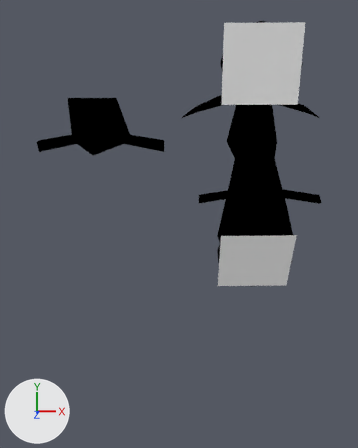
One commit to the Blender file assets/repair/motorycle_engine.blend: the scene before it, then after it.
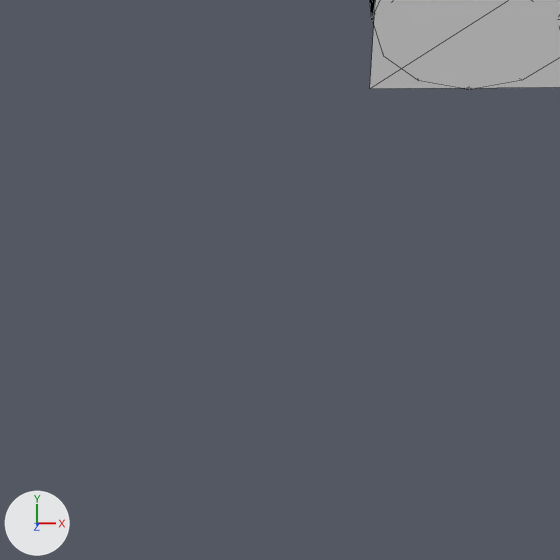
Each version is shown whole from a camera (50 mm lens) standing at (-0.7, 0.2, 23.7) and looking at (-1.1, -3.6, -3.3), then close up on the part from 25% to 79% of the width and 57% to 100% of the height. Lighting does not change. The marker at lower left points along +X, +Y and +Z. The close-ups show mesh edges as thin lines.

Before the edit, the objects in view are built like this:
```python
me_motorbike_004 = bpy.data.meshes.new('motorbike.004')
me_motorbike_004.from_pydata(...)  # 40 vertices, 50 faces; spans x -0.291..0.282, y 0.38..0.928, z 0.03..0.457
# faces by material slot: [2, 48]
me_motorbike_004.materials.append(mat_fan)  # its picture is missing
me_motorbike_004.materials.append(mat_motor)  # its picture is missing
ob_motorbike_004 = bpy.data.objects.new('motorbike.004', me_motorbike_004)
ob_motorbike_004.location = (3.16, -0.81, -1.97)
ob_motorbike_004.rotation_euler = (3.142, 0.0, 0.0)  # degrees (180, 0, 0)
ob_motorbike_004.scale = (7.16, 7.16, 7.16)
```
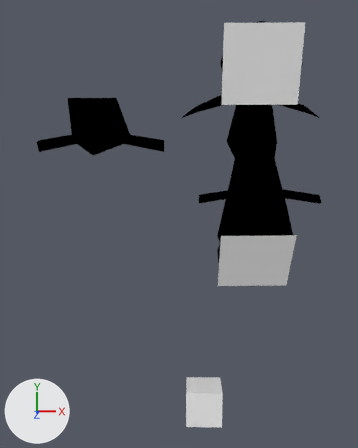
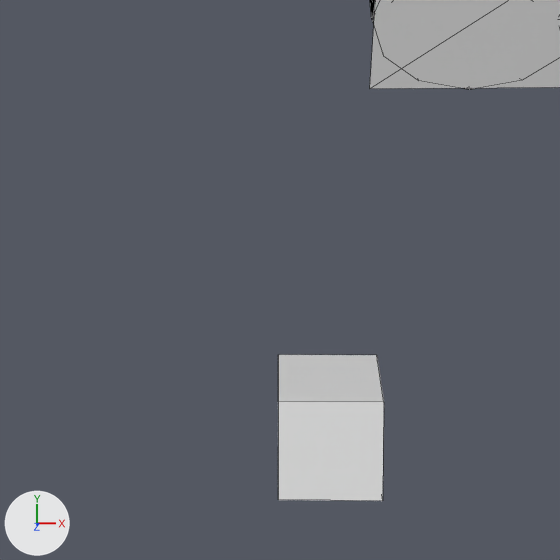
Where the change shows, as pixel boxes (x1, y1, x2, y2) in the close-ups (560 x 560 px):
'repair_scene', added: after (278, 355, 384, 501)

The change, as a list of edits to the scene's bpy script:
```text
Add mat_material:
    mat_material = principled_material('Material')
    mat_material.base_color = (0.8, 0.8, 0.8)  # white #e7e7e7
Add me_repair_scene:
    me_repair_scene.from_pydata(...)  # a box spanning x -1.0..1.0, y -1.0..1.0, z -1.0..1.0
    me_repair_scene.materials.append(mat_material)  # white #e7e7e7
Add ob_repair_scene:
    ob_repair_scene = bpy.data.objects.new('repair_scene', me_repair_scene)
    ob_repair_scene.location = (0.33, -13.93, -3.18)
```
